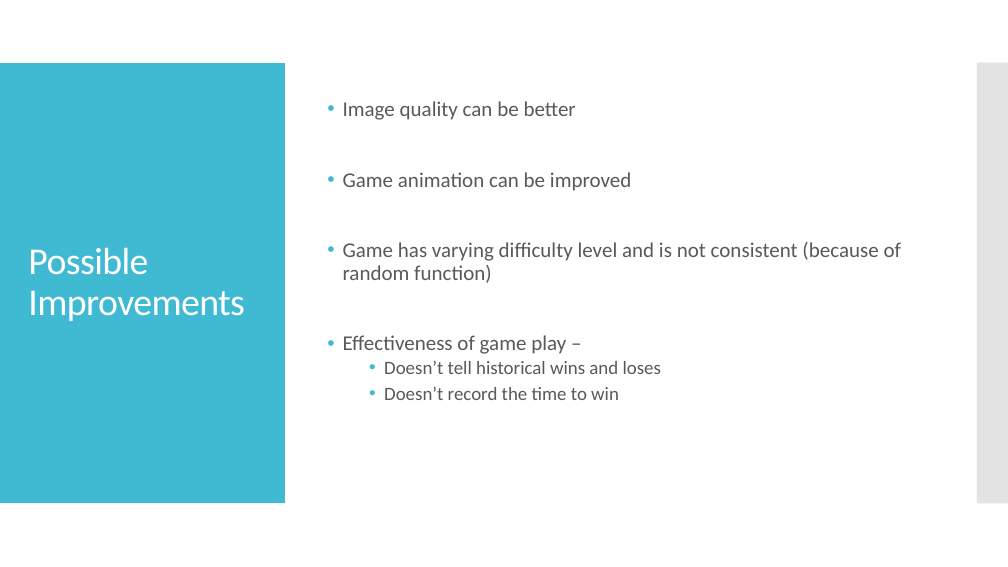
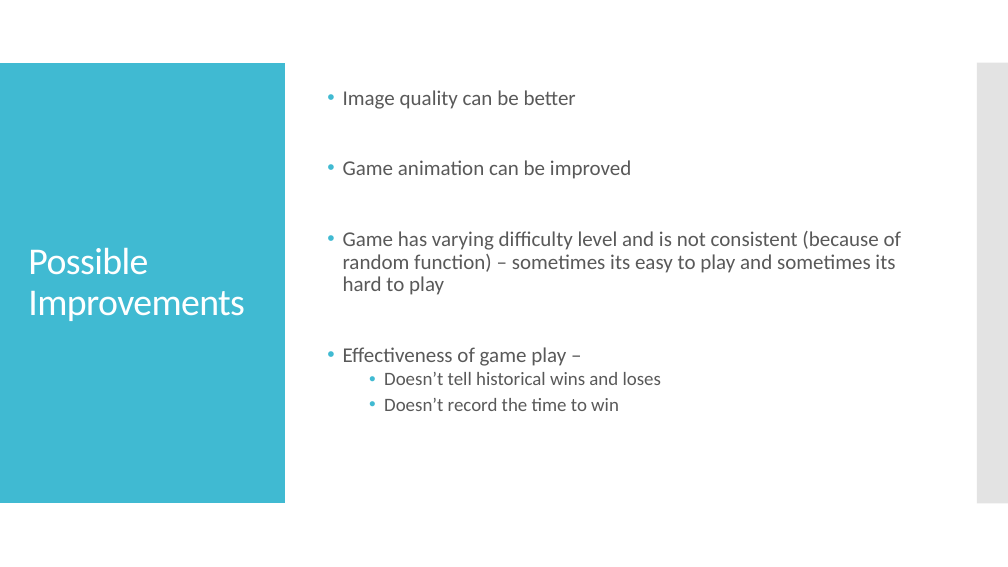
Before and after one commit to paoloironhack/Project-Week-1-Build-Your-Own-Game, a slide deck: slide 6 of your-project/Memory Game_Data Analytics Project1_Sreelatha.odp (slide 7 before the commit). Drawn at 1008x567 pixels with LibreOffice and Linux fonts; fonts in the diff are those of the drawing. Boxes give left, top, right and bottom in pixels: in the first picture for what was removed or moved away, otherwise in the second. Text is boxed around its words. In the diff, an @@ line names an element or a change of style, - is before the commit and + after.

```diff
--- a/your-project/Memory Game_Data Analytics Project1_Sreelatha.odp
+++ b/your-project/Memory Game_Data Analytics Project1_Sreelatha.odp
@@ text at [343, 231, 902, 295]: text changed @@
-• Game has varying difficulty level and is not consistent (because of random function)
+• Game has varying difficulty level and is not consistent (because of random function) – sometimes its easy to play and sometimes its hard to play
```
Also in this commit, not shown: 2 other slides changed, 1 slide added, 2 slides removed, 1 other file.
